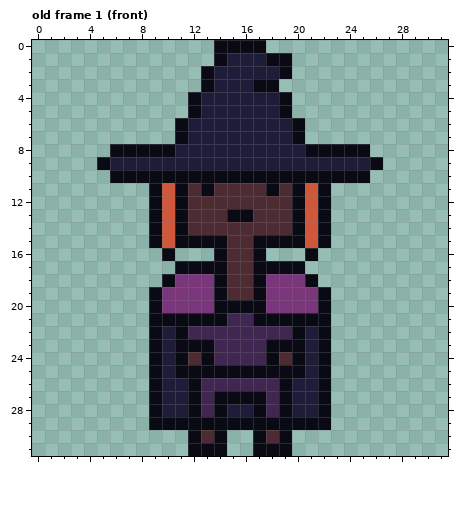
Pixel-art file: assets/witch1.aseprite. Above: the version before the commit.
32x32 pixels, 2 frames. Shown: old frame 1 (front). The commit also changed other frames, which this record leaves out.
The result:
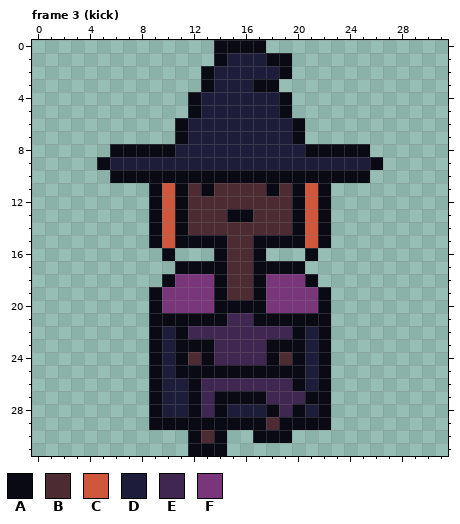
Palette (. is transparent): A #090a14  B #4d2b32  C #cf573c  D #1e1d39  E #402751  F #7a367b
A new or re-ordered frame is compared with the old frame closest to it.
Changes in this commit:
frames 2 -> 4
Frame 3 (kick) is new; against old frame 1 (front):
Colour A replaces colour B in row 30 at x 18.
Colour A replaces colour D in row 26 at x 20; in row 27 at x 21; in row 28 at x 20.
Colour A replaces colour E in row 28 at x 18.
Colour B replaces colour A in row 29 at x 18.
Colour D replaces colour A in row 28 at x 17.
Colour E replaces colour A in rows 26 to 28 at x 19.
Colour E replaces colour D in row 27 at x 20.
Colour A is gone in row 31 at x 17 to 19.
Changed places in both pictures, as pixel boxes (x1, y1, x2, y2):
changed: (253, 378, 318, 456)
